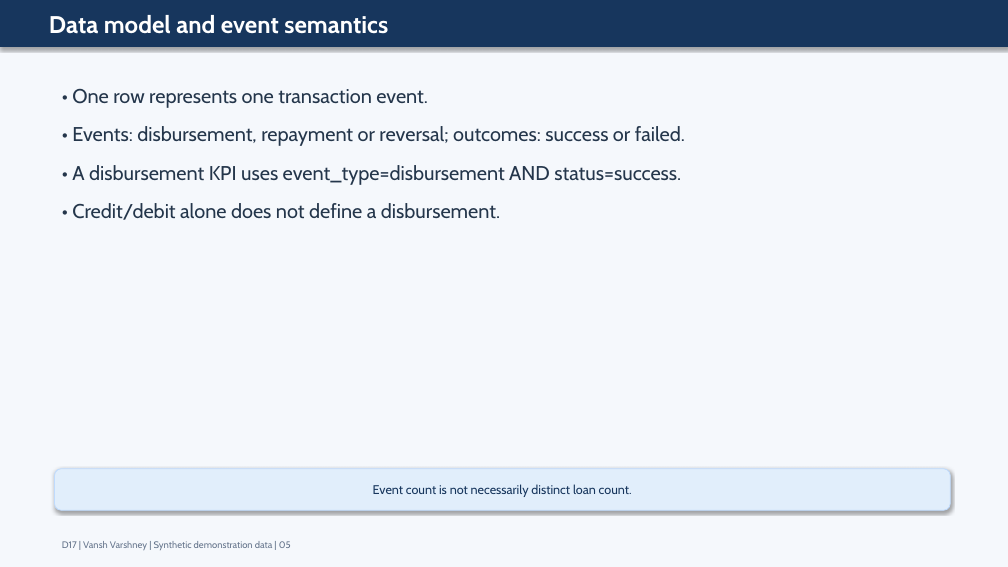
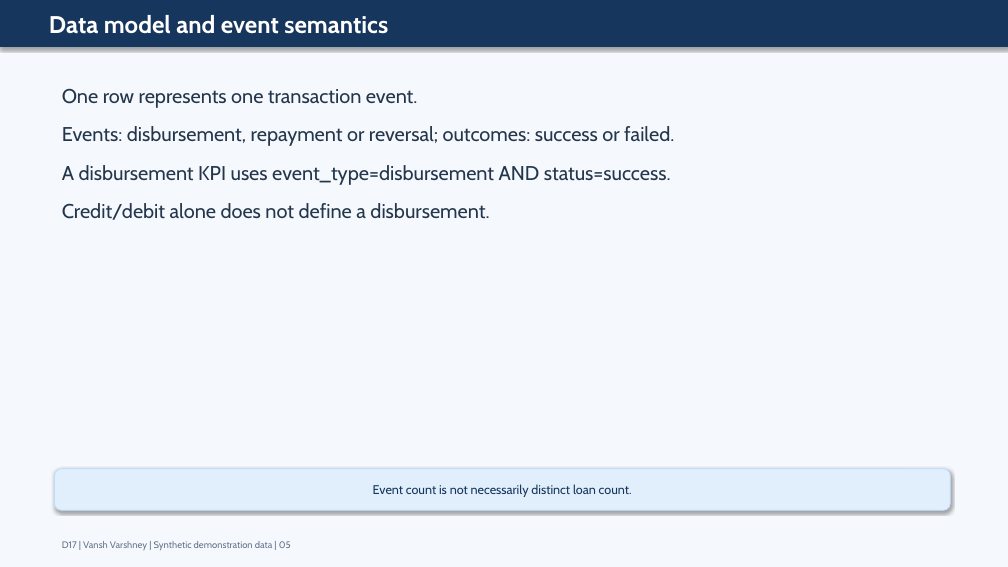
Before and after one commit to vanshvarshney59-alt/Loan-dtrendisbursement-Analysis, a slide deck: slide 5 of deliverables/18_ABES_Slide_Deck.pptx. Drawn at 1008x567 pixels with LibreOffice and Linux fonts; fonts in the diff are those of the drawing. Boxes give left, top, right and bottom in pixels: in the first picture for what was removed or moved away, otherwise in the second. Text is boxed around its words. In the diff, an @@ line names an element or a change of style, - is before the commit and + after.

```diff
--- a/deliverables/18_ABES_Slide_Deck.pptx
+++ b/deliverables/18_ABES_Slide_Deck.pptx
@@ text at box(62, 88, 674, 220): text changed @@
-• One row represents one transaction event.
-• Events: disbursement, repayment or reversal; outcomes: success or failed.
-• A disbursement KPI uses event_type=disbursement AND status=success.
-• Credit/debit alone does not define a disbursement.
+One row represents one transaction event.
+Events: disbursement, repayment or reversal; outcomes: success or failed.
+A disbursement KPI uses event_type=disbursement AND status=success.
+Credit/debit alone does not define a disbursement.
```
Also in this commit, not shown: 11 other slides changed, 33 other files.
